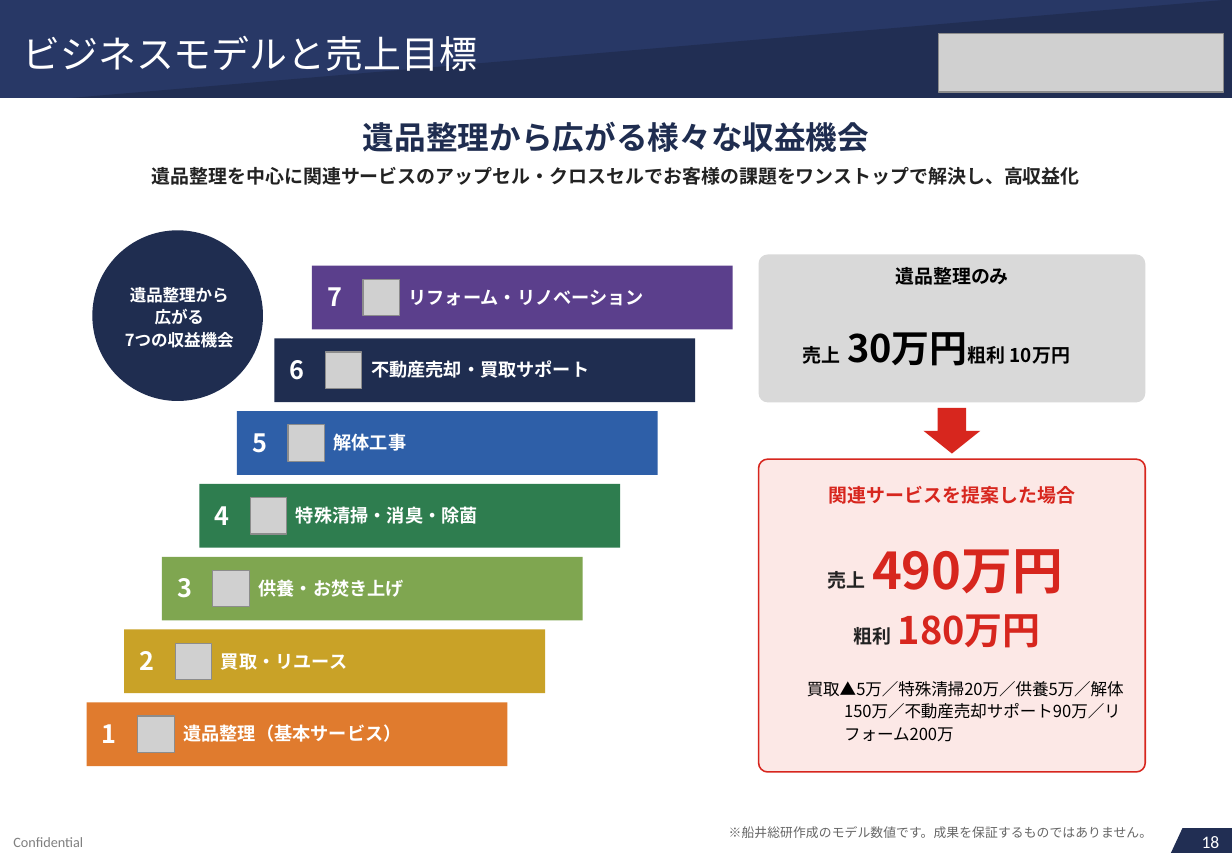
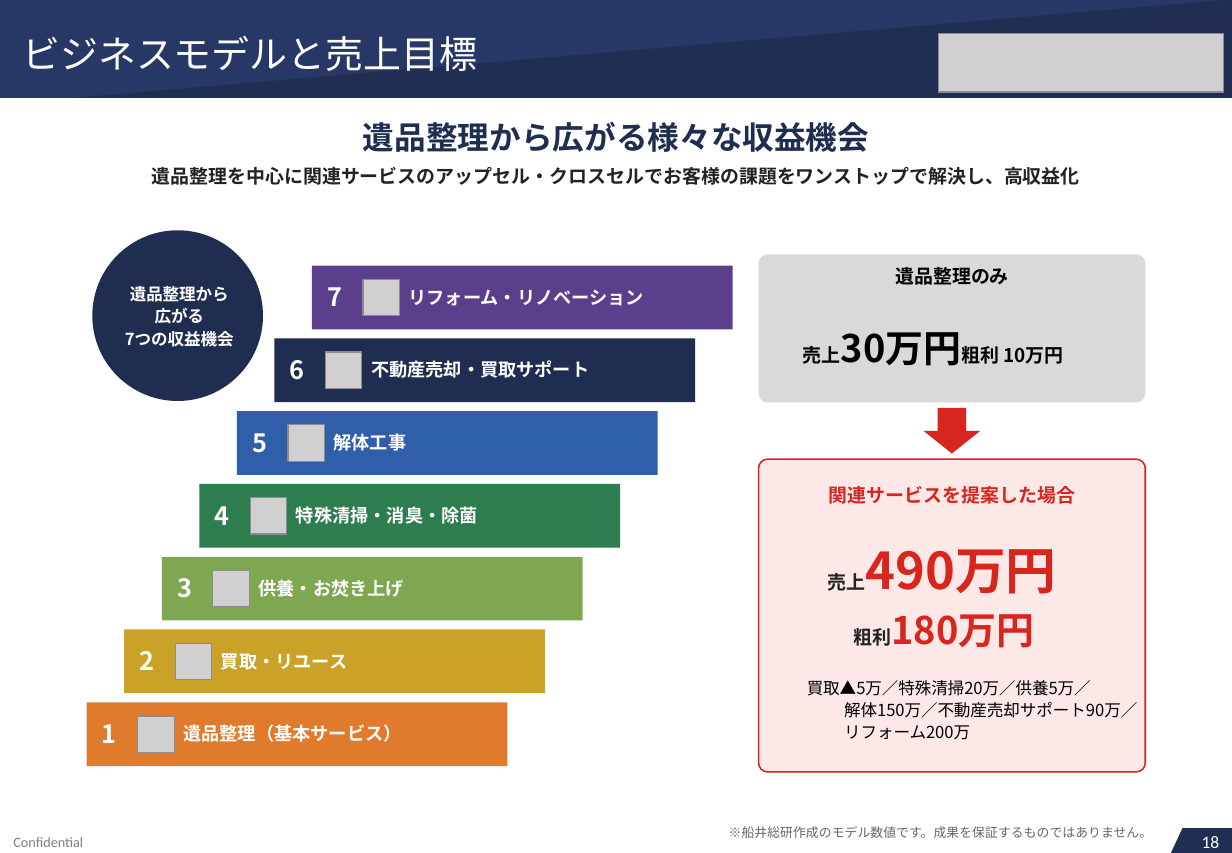
Before and after one commit to soshiro-iki-sys/-, a slide deck: slide 18 of proposals/REVIVAL_LINK様_ご提案書.pptx. Drawn at 1232x853 pixels with LibreOffice and Linux fonts; fonts in the diff are those of the drawing; grey boxes stand for pictures. Boxes give left, top, right and bottom in pixels: in the first picture for what was removed or moved away, otherwise in the second. Text is boxed around its words. In the diff, an @@ line names an element or a change of style, - is before the commit and + after.

```diff
--- a/proposals/REVIVAL_LINK様_ご提案書.pptx
+++ b/proposals/REVIVAL_LINK様_ご提案書.pptx
@@ text at [803, 346, 1064, 364]: text changed @@
-30万円粗利 10万円
+売上30万円粗利 10万円
@@ text removed at [803, 346, 841, 364] @@
-売上
@@ text at [828, 549, 1057, 594]: text changed; size 12 to 32.1 pt; text colour #222222 to #D7261E @@
-売上
+売上490万円
@@ text removed at [872, 549, 1063, 594] @@
-490万円
@@ text at [854, 614, 1035, 648]: text changed; size 12 to 24 pt; text colour #222222 to #D7261E @@
-粗利
+粗利180万円
@@ text removed at [898, 614, 1041, 648] @@
-180万円
@@ text at [807, 680, 1137, 740]: spaces changed @@
-買取▲5万／特殊清掃20万／供養5万／解体150万／不動産売却サポート90万／リフォーム200万
+買取▲5万／特殊清掃20万／供養5万／
+解体150万／不動産売却サポート90万／
+リフォーム200万
```
Also in this commit, not shown: 51 other slides changed, 4 other files.
